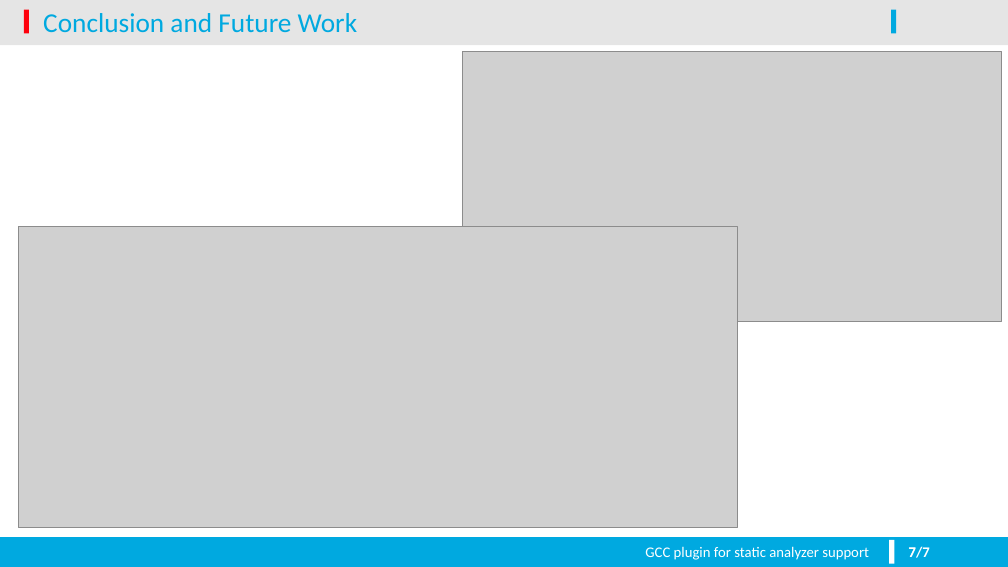
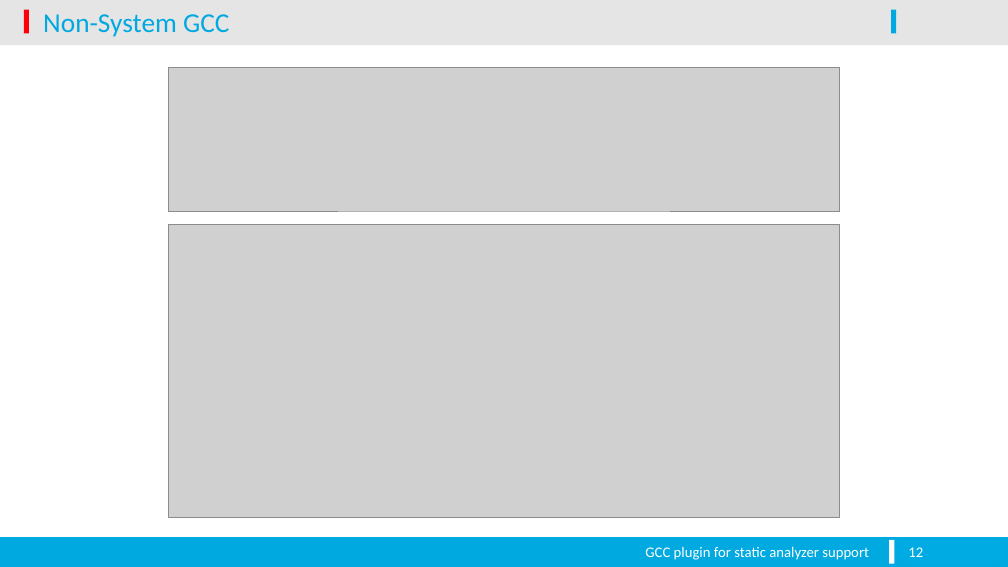
Before and after one commit to pseja/gcc-plugin-for-static-analyzer-support, a slide deck: slide 12 of xpsejal00-gcc-plugin-for-static-analyzer-support.odp (slide 7 before the commit). Drawn at 1008x567 pixels with LibreOffice and Linux fonts; fonts in the diff are those of the drawing; grey boxes stand for pictures; background and template pictures are left out. Boxes give left, top, right and bottom in pixels: in the first picture for what was removed or moved away, otherwise in the second. Text is boxed around its words. In the diff, an @@ line names an element or a change of style, - is before the commit and + after.

```diff
--- a/xpsejal00-gcc-plugin-for-static-analyzer-support.odp
+++ b/xpsejal00-gcc-plugin-for-static-analyzer-support.odp
@@ title at (x1=43, y1=14, x2=229, y2=37): text changed @@
-Conclusion and Future Work
+Non-System GCC
@@ picture resized from (x1=463, y1=51, x2=1002, y2=321) to (x1=168, y1=68, x2=839, y2=212) @@
@@ picture resized from (x1=18, y1=227, x2=737, y2=528) to (x1=169, y1=225, x2=840, y2=517) @@
@@ rectangle added at (x1=899, y1=540, x2=1006, y2=565), fill #00ABE3 @@
@@ page number at (x1=908, y1=547, x2=923, y2=557): text changed; bold off @@
-7/7
+12
@@ page number removed at (x1=908, y1=547, x2=915, y2=557) @@
-7
```
Also in this commit, not shown: 5 other slides changed, 6 slides added, 1 slide removed, 25 other files.
